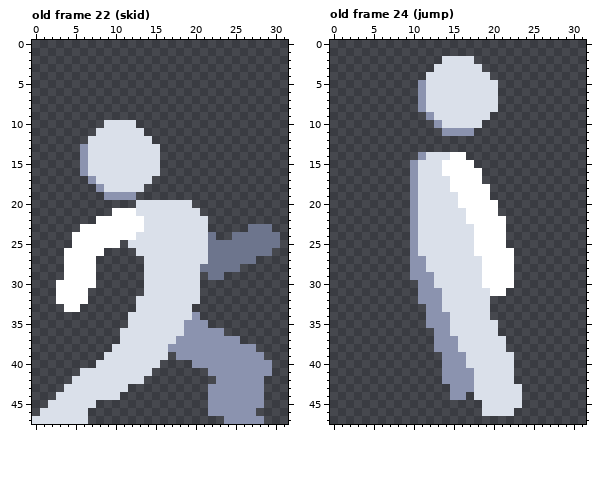
Edited in one commit: pixel-art file (art/characters/player.ase). This is how it looked before the edit.
32x48 pixels, 33 frames. Shown: old frame 22 (skid), old frame 24 (jump). The commit also changed other frames, which this record leaves out.
Now the later version:
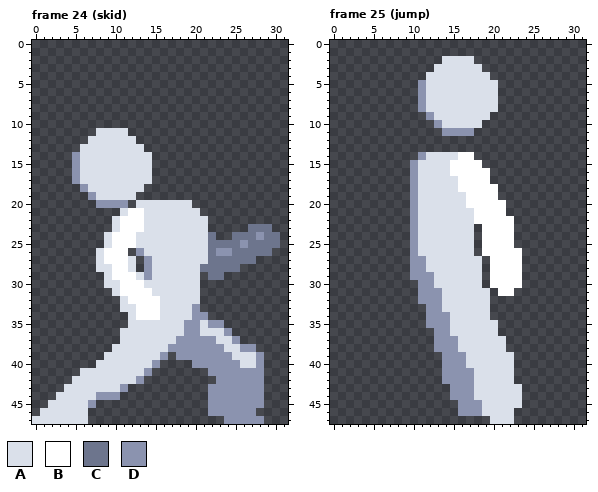
Palette (. is transparent): A #dae0ea  B #ffffff  C #6d758d  D #8b93af
A new or re-ordered frame is compared with the old frame closest to it.
Changes in this commit:
frames re-ordered
Changed rows in their new state; - is an unchanged pixel.
Frame 24 (skid) against old frame 22 (skid), layers "Layer 3", "Layer 1":
first column x 3:
10 ------....-----------------
11 ---------..----------------
12 ----------..---------------
13 ---A-------..--------------
14 --DA--------.--------------
15 --DA--------.--------------
16 --DA--------.--------------
17 --DAA----------------------
18 ---DAA---------------------
19 ----DAAAAA-----------------
20 -----DDDD------------------
21 -------.A-B----------------
22 -----..A-------------------
23 ---....A-------------------
24 --....A------------------D-
25 --....A-BB-------------D---
26 -....ABBB-D---------DD-----
27 -....ABBBA-D---------------
28 -....AABBA-D---------------
29 -....-ABBBAD---------------
30 .....-AABBB----------------
31 ....---ABBBB---------------
32 ....----ABBBB--------------
33 -..-----AABBB----D---------
34 ----------BBB-----D--------
35 ------------------ADD------
36 ------------------AAAD-----
37 --------------------AA-----
38 ---------------------AA----
39 -------------D--------AAA--
40 ------------D----------AA-.
41 -----------D--------------.
42 ----------D----------------
43 --------D------------------
44 -----DDD-------------------
45 ----D----------------------
Frame 25 (jump) against old frame 24 (jump), layers "Layer 3", "Layer 1", "Layer 2":
first column x 14:
14 -A-B------
15 A---B-----
16 A----B----
17 -A---B----
18 -A----B---
19 --A---B---
20 --A----B--
21 ---A---B--
22 ---A----B-
23 ----.---B-
24 ----.---B-
25 ----.---B-
26 ----.----B
27 -----.---B
28 -----.---B
29 -----.---B
30 -----.---B
31 ------.-B-
first column x 16:
44 -D-----
45 DDD----
46 DDD----
47 ----AAA
Boxes around the changes in both pictures, in picture pixels (x1, y1, x2, y2):
changed: (56, 120, 272, 408)
changed: (442, 152, 522, 296)
added: (458, 392, 514, 424)
